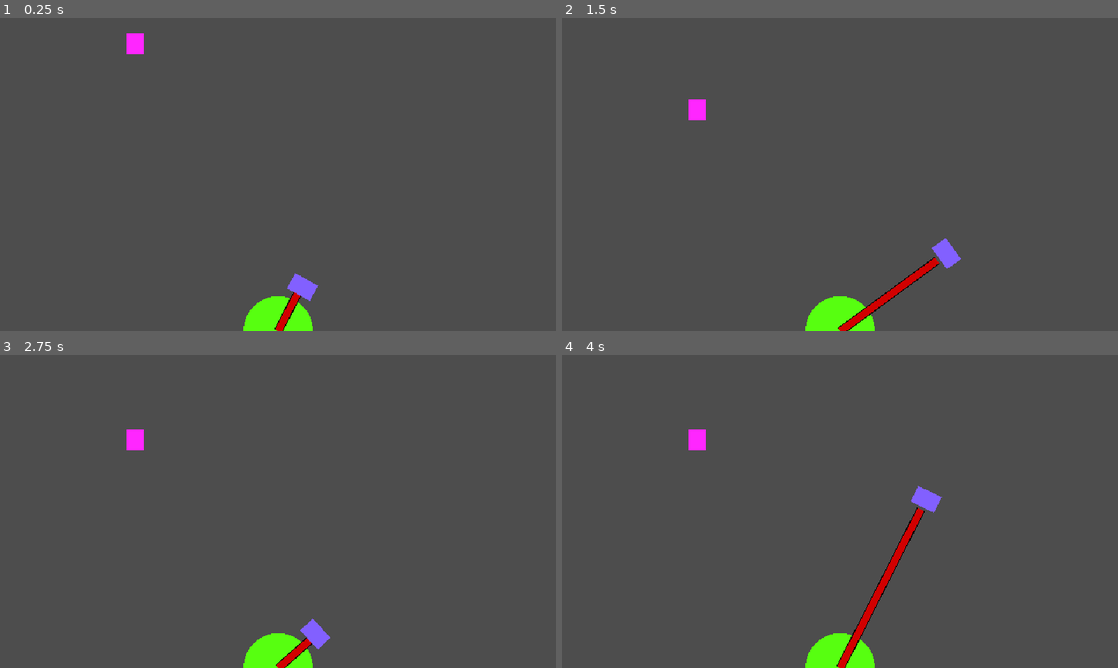
Above: before the commit, frames 1-4 (two rows, left to right).
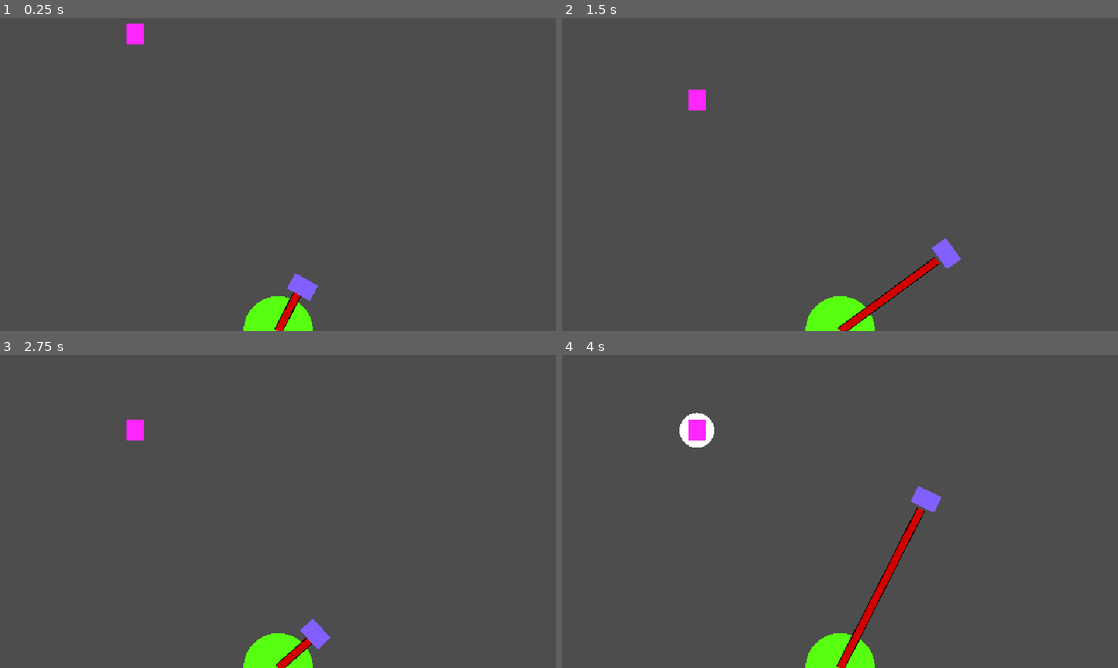
Above: after the commit, the same moments.

Repository: Dreamy-Sheeblings/frog
Game: Godot game, scene res://main/main.tscn
Two runs of this game, one before a commit and one after it. Both use one fixed random seed, a clock stepped at 60 frames per second and the inputs below.
Inputs:
- Up to frame 1 (0.25 s): no input
- Up to frame 2 (1.5 s): tap Enter (ui_accept) at 0.5, 0.6, 0.77, 1.07, 1.35 s
- Up to frame 3 (2.75 s): tap Enter (ui_accept) at 1.52, 1.82, 2.1 s
- Up to frame 4 (4 s): tap Enter (ui_accept) at 2.85, 3.02, 3.32, 3.6, 3.77 s

The runs differ from the first frame. In frame 1, 0.2% of the frame differs, in the area x 22-26%, y 1-12%; in frame 2, 0.2%; in frame 3, 0.2%; in frame 4, 0.5%, in the area x 21-28%, y 18-31%.

Commit message:
feat: complete the life cycle for spider

Diff:
--- a/characters/frog/frog.gd
+++ b/characters/frog/frog.gd
@@ -12,10 +12,14 @@
 var max_distance := 350.0
 var traveled_distance := 0.0
 
+var out_stuck_rage := 100
+var stuck_area: Area2D
+
 enum States {
 	SWAY,
 	RELEASE_OUT,
-	RELEASE_BACK
+	RELEASE_BACK,
+	STUCK
 }
 
 var current_state: States = States.SWAY
@@ -30,6 +34,10 @@
 	if area.is_in_group("edibles"):
 		current_state = States.RELEASE_BACK
 		area.queue_free()
+	if area.is_in_group("stuck"):
+		out_stuck_rage = 50
+		stuck_area = area
+		current_state = States.STUCK
 
 func _process(delta: float) -> void:
 	tongue_line.points = [Vector2.ZERO, to_local(tongue_cls.global_position)]
@@ -55,6 +63,7 @@
 				current_state = States.RELEASE_BACK
 
 		States.RELEASE_BACK:
+			out_stuck_rage = 100
 			tongue_cls.disabled = true
 			var to_origin = original_position - tongue.position
 			var move = to_origin.normalized() * return_speed * delta
@@ -63,3 +72,12 @@
 				current_state = States.SWAY
 			else:
 				tongue.position += move
+
+		States.STUCK:
+			tongue_cls.disabled = true
+			out_stuck_rage -= 1
+			if out_stuck_rage >= 100:
+				stuck_area.queue_free()
+				current_state = States.RELEASE_BACK
+			if Input.is_action_just_pressed("ui_accept"):
+				out_stuck_rage += 25
--- a/characters/insects/spider/spider.gd
+++ b/characters/insects/spider/spider.gd
@@ -1,12 +1,15 @@
 class_name Spider
 extends Area2D
 
-@onready var web_timer := $WebTimer
+@onready var web_scene: PackedScene = preload("res://objects/spider_web/spider_web.tscn")
+
+@onready var life_timer: Timer = $LifeTimer
 
 enum States {
 	DESCEND,
 	IDLE,
-	WEB
+	WEB,
+	ASCEND
 }
 
 var current_state = States.DESCEND # Start in DESCEND state
@@ -19,15 +22,13 @@
 var web_shooted := false
 
 func _ready() -> void:
-	web_timer.timeout.connect(on_web_timer_timeout)
+	life_timer.timeout.connect(on_life_timer_timeout)
 	drop_spider()
 
 func _process(delta: float) -> void:
 	match current_state:
-		States.DESCEND:
+		States.IDLE:
 			pass
-		States.IDLE:
-			web_timer.start()
 		States.WEB:
 			pass
 
@@ -61,8 +62,28 @@
 	# 4. Final state
 	tween.tween_callback(Callable(self, "_on_descend_finished"))
 
+func spider_ascend() -> void:
+	current_state = States.ASCEND
+	var tween := get_tree().create_tween()
+
+	tween.tween_property(self, "position", Vector2(position.x, start_position.y), 5) \
+		.set_trans(Tween.TRANS_SINE) \
+		.set_ease(Tween.EASE_OUT)
+
+	tween.tween_callback(Callable(self, "queue_free"))
+
 func _on_descend_finished() -> void:
+	life_timer.start()
 	current_state = States.IDLE
 
-func on_web_timer_timeout() -> void:
-	current_state = States.WEB
+func on_life_timer_timeout() -> void:
+	if web_shooted:
+		spider_ascend()
+		return
+	var web_instance = web_scene.instantiate()
+	var objects_layer = get_tree().get_first_node_in_group("objects_layer")
+	objects_layer.add_child(web_instance)
+	web_instance.global_position = global_position
+	web_shooted = true
+	life_timer.wait_time = 8
+	life_timer.start()
--- a/characters/insects/spider/spider.tscn
+++ b/characters/insects/spider/spider.tscn
@@ -9,15 +9,15 @@
 size = Vector2(20, 24)
 
 [node name="Spider" type="Area2D" groups=["edibles"]]
-modulate = Color(1, 0.14902, 1, 1)
 script = ExtResource("1_t1u7d")
 
 [node name="Mesh" type="MeshInstance2D" parent="."]
+modulate = Color(1, 0.14902, 1, 1)
 mesh = SubResource("QuadMesh_5tgb4")
 
 [node name="Cls" type="CollisionShape2D" parent="."]
 shape = SubResource("RectangleShape2D_5tgb4")
 
-[node name="WebTimer" type="Timer" parent="."]
+[node name="LifeTimer" type="Timer" parent="."]
 wait_time = 2.0
 one_shot = true
--- a/main/main.tscn
+++ b/main/main.tscn
@@ -8,11 +8,13 @@
 
 [node name="InsectsSpawner" parent="." instance=ExtResource("1_pjrb6")]
 
+[node name="ObjectsLayer" type="Node2D" parent="." groups=["objects_layer"]]
+
 [node name="InsectsEnities" type="Node2D" parent="." groups=["entities_layer"]]
 y_sort_enabled = true
 
 [node name="Spider" parent="InsectsEnities" instance=ExtResource("2_xwkvk")]
-position = Vector2(155, -14)
+position = Vector2(155, -25)
 
 [node name="Frog" parent="." instance=ExtResource("1_53q0u")]
 position = Vector2(320, 360)
--- /dev/null
+++ b/objects/spider_web/spider_web.tscn
@@ -0,0 +1,16 @@
+[gd_scene load_steps=3 format=3 uid="uid://b2s2sgyn30ny7"]
+
+[sub_resource type="SphereMesh" id="SphereMesh_0dg6o"]
+radius = 20.0
+height = 40.0
+
+[sub_resource type="CircleShape2D" id="CircleShape2D_1vric"]
+radius = 20.0
+
+[node name="Web" type="Area2D" groups=["stuck"]]
+
+[node name="Sprite" type="MeshInstance2D" parent="."]
+mesh = SubResource("SphereMesh_0dg6o")
+
+[node name="Cls" type="CollisionShape2D" parent="."]
+shape = SubResource("CircleShape2D_1vric")
--- a/project.godot
+++ b/project.godot
@@ -27,6 +27,8 @@
 
 edibles="insects that main characters can swallow"
 entities_layer=""
+stuck="Sticky Area"
+objects_layer=""
 
 [rendering]
 
